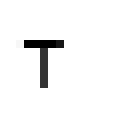
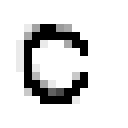
The second 128 x 128 image is a revision of the first. Changes to its layers:
painted on "T" over [16,24,88,104]
